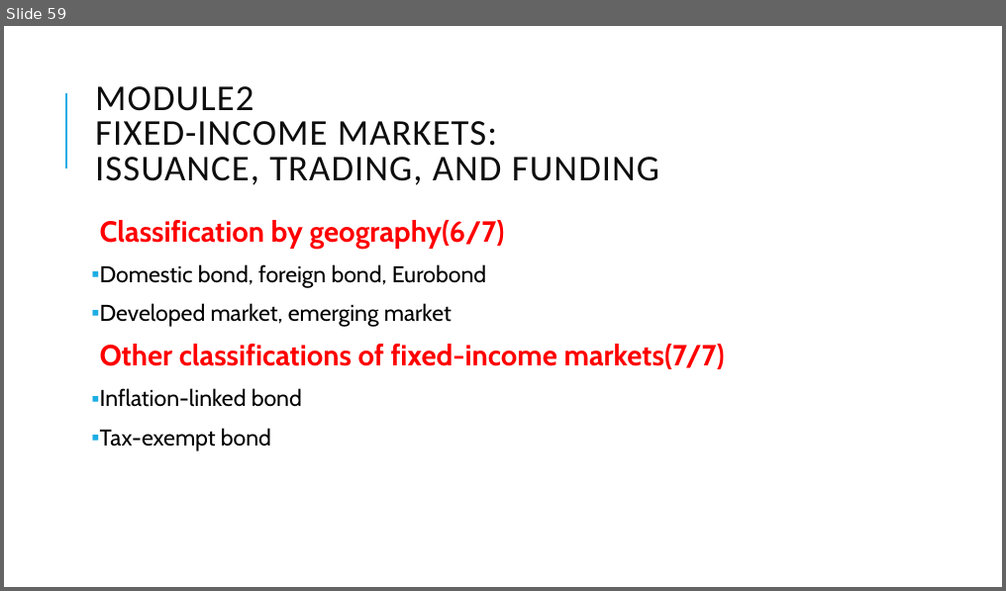
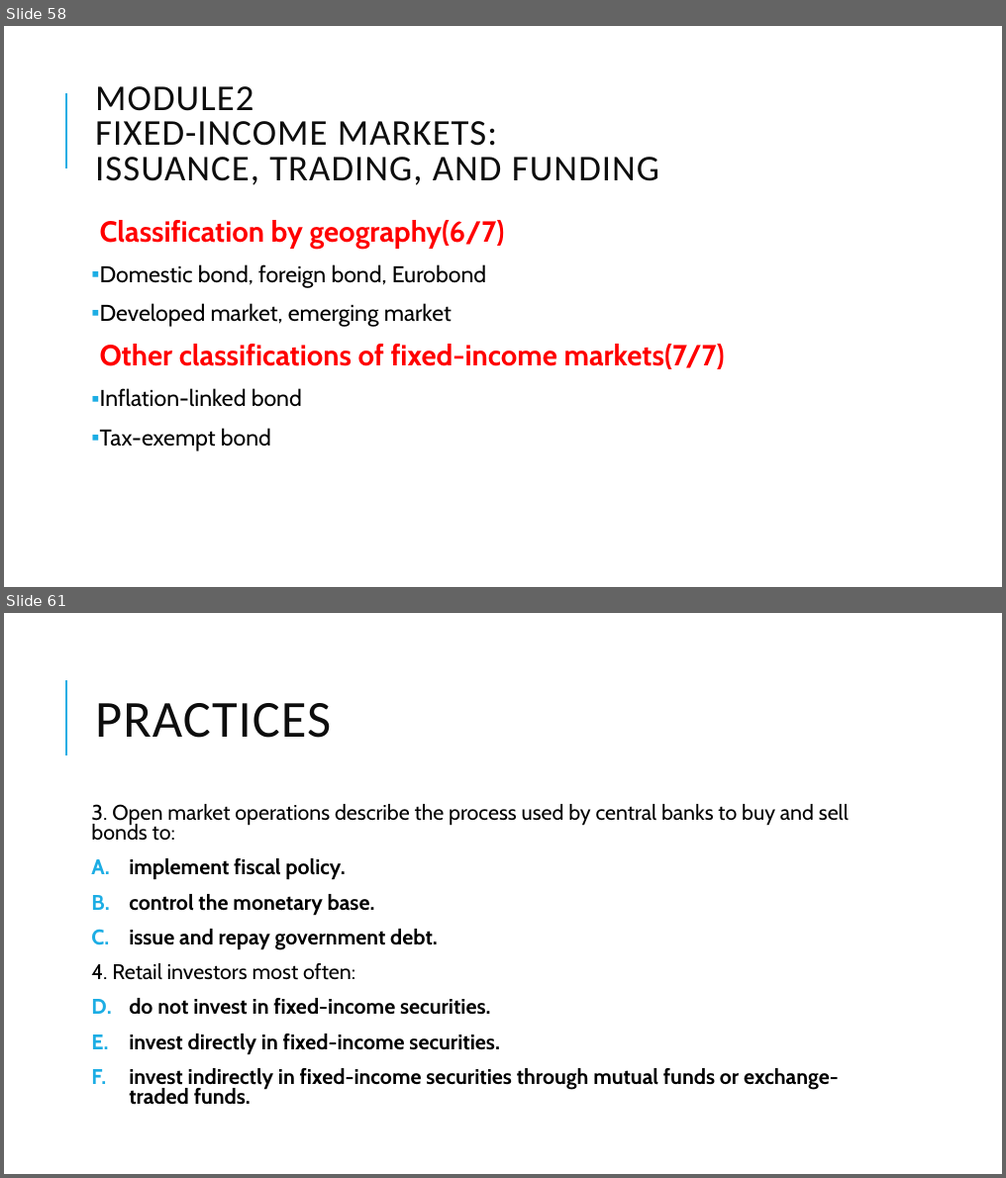
Before and after one commit to Isco0530/data, a slide deck: Fixed Income.pptx. Shown one above the other, each under a label of ours: slide 59 before the commit, slides 58 and 61 after it; the slides between them are not shown. The pictures are 1006x591 and 1006x1178 pixels, drawn with LibreOffice and Linux fonts; fonts in the diff are those of the drawing. Boxes give left, top, right and bottom in pixels: in the first picture for what was removed or moved away, otherwise in the second. Text is boxed around its words. In the diff, an @@ line names an element or a change of style, - is before the commit and + after.

```diff
--- a/Fixed Income.pptx
+++ b/Fixed Income.pptx
@@ slide 61 added at [4, 613, 1002, 1174], background #FFFFFF; not listed: 1 template element that a slide beside it also shows @@
@@ title added at [95, 703, 331, 738], 50 pt, text #0D0D0D @@
+PRACTICES
@@ text added at [91, 804, 848, 1105], 20.4 pt, text #000000, bold @@
+3. Open market operations describe the process used by central banks to buy and sell bonds to:
+A. implement fiscal policy.
+B. control the monetary base.
+C. issue and repay government debt.
+4. Retail investors most often:
+A. do not invest in fixed-income securities.
+B. invest directly in fixed-income securities.
+C. invest indirectly in fixed-income securities through mutual funds or exchange-traded funds.
@@ what was slide 59 is now slide 58 @@
```
Also in this commit, not shown: 3 slides changed, 1 other slide added, 1 slide removed.
